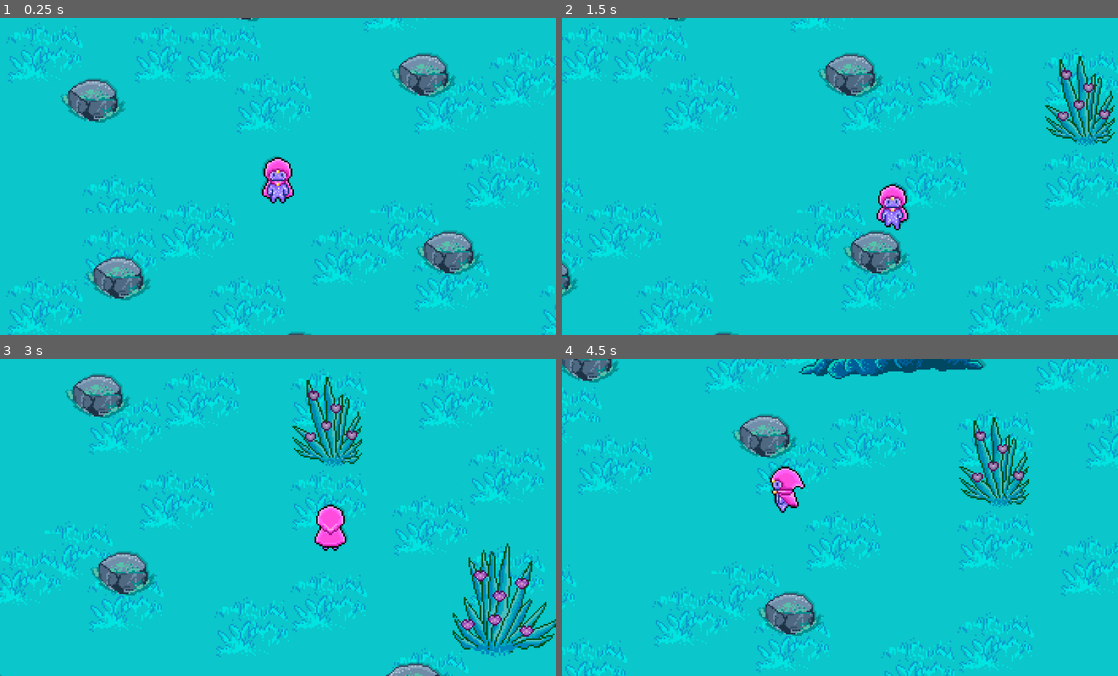
Above: before the commit, frames 1-4 (two rows, left to right).
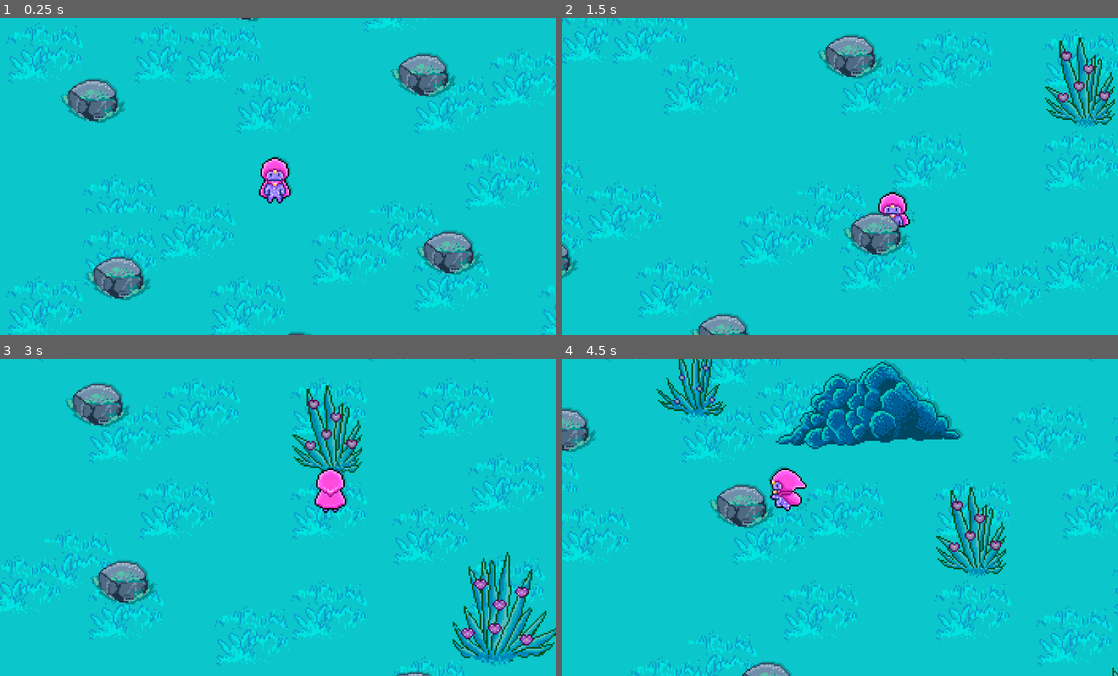
Above: after the commit, the same moments.

Repository: drazenbuljovcic/ulis-journey
Game: Godot game, scene res://scenes/world.tscn
The game is run twice, just before and just after one commit, with the same random seed, the same clock (stepped at 60 frames per second) and the same inputs.
Inputs:
- Up to frame 1 (0.25 s): no input
- Up to frame 2 (1.5 s): hold Right (ui_right) 0.53-1.28 s; hold Shift (Run) 0.53-1.28 s; tap Alt (dash, bound only after the commit) at 0.8, 1.35 s; hold Down (ui_down) from 1.28 s (still down)
- Up to frame 3 (3 s): tap Shift (Run) at 1.55 s; release Down (ui_down) at 2.03 s; hold Right (ui_right) 2.03-2.78 s; hold Shift (Run) 2.03-2.78 s; tap Alt (dash, bound only after the commit) at 2.3, 2.85 s; hold Up (ui_up) from 2.78 s (still down)
- Up to frame 4 (4.5 s): tap Shift (Run) at 3.05 s; release Up (ui_up) at 3.53 s; hold Shift (Run) 3.53-4.28 s; hold Left (ui_left) from 3.53 s (still down); tap Alt (dash, bound only after the commit) at 3.8, 4.35 s

The runs differ from the first frame. In frame 1, 0.6% of the frame differs, in the area x 46-53%, y 43-59%; in frame 2, 22%; in frame 3, 23%; in frame 4, 31%, in the area x 0-100%, y 0-100%.

Commit message:
feat: add dash function

Diff:
--- a/project.godot
+++ b/project.godot
@@ -31,6 +31,11 @@
 , Object(InputEventJoypadMotion,"resource_local_to_scene":false,"resource_name":"","device":-1,"axis":4,"axis_value":1.0,"script":null)
 ]
 }
+dash={
+"deadzone": 0.5,
+"events": [Object(InputEventKey,"resource_local_to_scene":false,"resource_name":"","device":0,"window_id":0,"alt_pressed":false,"shift_pressed":false,"ctrl_pressed":false,"meta_pressed":false,"pressed":false,"keycode":0,"physical_keycode":4194328,"key_label":0,"unicode":0,"echo":false,"script":null)
+]
+}
 
 [rendering]
 
--- /dev/null
+++ b/scenes/dash.tscn
@@ -0,0 +1,8 @@
+[gd_scene load_steps=2 format=3 uid="uid://beftelieany11"]
+
+[ext_resource type="Script" path="res://scripts/dash.gd" id="1_2gxtr"]
+
+[node name="Dash" type="Node2D"]
+script = ExtResource("1_2gxtr")
+
+[node name="Timer" type="Timer" parent="."]
--- a/scenes/uli.tscn
+++ b/scenes/uli.tscn
@@ -1,12 +1,86 @@
-[gd_scene load_steps=31 format=3 uid="uid://bpq3t5nbchyyu"]
+[gd_scene load_steps=51 format=3 uid="uid://bpq3t5nbchyyu"]
 
 [ext_resource type="Script" path="res://scripts/uli.gd" id="1_81lbh"]
-[ext_resource type="Texture2D" uid="uid://bsv1qd4a11bkc" path="res://art/spritesheet.png" id="2_wc84o"]
+[ext_resource type="Texture2D" uid="uid://w78wcifh6khx" path="res://art/character/dash_spritesheet.png" id="2_pu1lx"]
+[ext_resource type="Texture2D" uid="uid://bsv1qd4a11bkc" path="res://art/character/spritesheet.png" id="2_wc84o"]
 [ext_resource type="Script" path="res://scenes/Camera2D.gd" id="3_buelf"]
+[ext_resource type="PackedScene" uid="uid://beftelieany11" path="res://scenes/dash.tscn" id="4_ut6r2"]
 
 [sub_resource type="CircleShape2D" id="CircleShape2D_5uq6m"]
 radius = 8.0
 
+[sub_resource type="AtlasTexture" id="AtlasTexture_bwjsc"]
+atlas = ExtResource("2_pu1lx")
+region = Rect2(300, 0, 50, 50)
+
+[sub_resource type="AtlasTexture" id="AtlasTexture_a6gmg"]
+atlas = ExtResource("2_pu1lx")
+region = Rect2(350, 0, 50, 50)
+
+[sub_resource type="AtlasTexture" id="AtlasTexture_slhns"]
+atlas = ExtResource("2_pu1lx")
+region = Rect2(400, 0, 50, 50)
+
+[sub_resource type="AtlasTexture" id="AtlasTexture_ovnvn"]
+atlas = ExtResource("2_pu1lx")
+region = Rect2(450, 0, 50, 50)
+
+[sub_resource type="AtlasTexture" id="AtlasTexture_okl4x"]
+atlas = ExtResource("2_pu1lx")
+region = Rect2(500, 0, 50, 50)
+
+[sub_resource type="AtlasTexture" id="AtlasTexture_vxsem"]
+atlas = ExtResource("2_pu1lx")
+region = Rect2(550, 0, 50, 50)
+
+[sub_resource type="AtlasTexture" id="AtlasTexture_t35xt"]
+atlas = ExtResource("2_pu1lx")
+region = Rect2(0, 0, 50, 50)
+
+[sub_resource type="AtlasTexture" id="AtlasTexture_sy2ip"]
+atlas = ExtResource("2_pu1lx")
+region = Rect2(50, 0, 50, 50)
+
+[sub_resource type="AtlasTexture" id="AtlasTexture_1fowj"]
+atlas = ExtResource("2_pu1lx")
+region = Rect2(100, 0, 50, 50)
+
+[sub_resource type="AtlasTexture" id="AtlasTexture_op4p3"]
+atlas = ExtResource("2_pu1lx")
+region = Rect2(150, 0, 50, 50)
+
+[sub_resource type="AtlasTexture" id="AtlasTexture_xyh0t"]
+atlas = ExtResource("2_pu1lx")
+region = Rect2(200, 0, 50, 50)
+
+[sub_resource type="AtlasTexture" id="AtlasTexture_xsrye"]
+atlas = ExtResource("2_pu1lx")
+region = Rect2(250, 0, 50, 50)
+
+[sub_resource type="AtlasTexture" id="AtlasTexture_w2ugt"]
+atlas = ExtResource("2_pu1lx")
+region = Rect2(600, 0, 50, 50)
+
+[sub_resource type="AtlasTexture" id="AtlasTexture_31vcu"]
+atlas = ExtResource("2_pu1lx")
+region = Rect2(650, 0, 50, 50)
+
+[sub_resource type="AtlasTexture" id="AtlasTexture_8grbb"]
+atlas = ExtResource("2_pu1lx")
+region = Rect2(700, 0, 50, 50)
+
+[sub_resource type="AtlasTexture" id="AtlasTexture_ol3s6"]
+atlas = ExtResource("2_pu1lx")
+region = Rect2(750, 0, 50, 50)
+
+[sub_resource type="AtlasTexture" id="AtlasTexture_6ijbf"]
+atlas = ExtResource("2_pu1lx")
+region = Rect2(800, 0, 50, 50)
+
+[sub_resource type="AtlasTexture" id="AtlasTexture_woh3w"]
+atlas = ExtResource("2_pu1lx")
+region = Rect2(850, 0, 50, 50)
+
 [sub_resource type="AtlasTexture" id="AtlasTexture_ept77"]
 atlas = ExtResource("2_wc84o")
 region = Rect2(200, 0, 50, 50)
@@ -109,6 +183,75 @@
 
 [sub_resource type="SpriteFrames" id="SpriteFrames_0nr5t"]
 animations = [{
+"frames": [{
+"duration": 1.0,
+"texture": SubResource("AtlasTexture_bwjsc")
+}, {
+"duration": 1.0,
+"texture": SubResource("AtlasTexture_a6gmg")
+}, {
+"duration": 1.0,
+"texture": SubResource("AtlasTexture_slhns")
+}, {
+"duration": 1.0,
+"texture": SubResource("AtlasTexture_ovnvn")
+}, {
+"duration": 1.0,
+"texture": SubResource("AtlasTexture_okl4x")
+}, {
+"duration": 1.0,
+"texture": SubResource("AtlasTexture_vxsem")
+}],
+"loop": true,
+"name": &"dashing_back",
+"speed": 10.0
+}, {
+"frames": [{
+"duration": 1.0,
+"texture": SubResource("AtlasTexture_t35xt")
+}, {
+"duration": 1.0,
+"texture": SubResource("AtlasTexture_sy2ip")
+}, {
+"duration": 1.0,
+"texture": SubResource("AtlasTexture_1fowj")
+}, {
+"duration": 1.0,
+"texture": SubResource("AtlasTexture_op4p3")
+}, {
+"duration": 1.0,
+"texture": SubResource("AtlasTexture_xyh0t")
+}, {
+"duration": 1.0,
+"texture": SubResource("AtlasTexture_xsrye")
+}],
+"loop": true,
+"name": &"dashing_front",
+"speed": 10.0
+}, {
+"frames": [{
+"duration": 1.0,
+"texture": SubResource("AtlasTexture_w2ugt")
+}, {
+"duration": 1.0,
+"texture": SubResource("AtlasTexture_31vcu")
+}, {
+"duration": 1.0,
+"texture": SubResource("AtlasTexture_8grbb")
+}, {
+"duration": 1.0,
+"texture": SubResource("AtlasTexture_ol3s6")
+}, {
+"duration": 1.0,
+"texture": SubResource("AtlasTexture_6ijbf")
+}, {
+"duration": 1.0,
+"texture": SubResource("AtlasTexture_woh3w")
+}],
+"loop": true,
+"name": &"dashing_side",
+"speed": 10.0
+}, {
 "frames": [{
 "duration": 1.0,
 "texture": SubResource("AtlasTexture_ept77")
@@ -292,9 +435,7 @@
 
 [node name="UlisAnimation" type="AnimatedSprite2D" parent="."]
 sprite_frames = SubResource("SpriteFrames_0nr5t")
-animation = &"running_back"
-frame_progress = 0.464444
-flip_h = true
+animation = &"running_side_left"
 
 [node name="player_camera" type="Camera2D" parent="."]
 position = Vector2(1, 2)
@@ -306,3 +447,5 @@
 drag_horizontal_enabled = true
 drag_vertical_enabled = true
 script = ExtResource("3_buelf")
+
+[node name="Dash" parent="." instance=ExtResource("4_ut6r2")]
--- /dev/null
+++ b/scripts/dash.gd
@@ -0,0 +1,12 @@
+extends Node2D
+
+@onready var timer = $Timer
+
+# Called when the node enters the scene tree for the first time.
+func start_dash(duration):
+	timer.one_shot = true
+	timer.wait_time = duration
+	timer.start()
+
+func is_dashing():
+	return !timer.is_stopped();
--- a/scripts/uli.gd
+++ b/scripts/uli.gd
@@ -40,78 +40,95 @@
 # world | right x position
 
 
-const defaultSpeed = 80
+const default_speed = 80
+
+const dash_speed = 300
+const dash_length = .25
+
+# !!!reference dash!!! > Instantiate Child Scene
+# set up input map action for dash "Project > Project settings > Input Map
+@onready var Dash = $Dash
 
 func _ready():
 	$UlisAnimation.play("idle_front")
 
 func _physics_process(delta):
-
 	process_player_movement(delta)
 
 
-
-#var isRunning
-#func effectIsRunning():
-	## ProjectSettings > Input map
-	#isRunning = Input.is_action_pressed("Run") # is shift key pressed
-
-
-
-func getSpeed(isRunning):
-	if (isRunning):
-		return defaultSpeed * 2
-	return defaultSpeed
+func getSpeed(is_running, is_dashing):
+	if (is_running):
+		return default_speed * 2
+	if (is_dashing):
+		return dash_speed;
+	return default_speed
 
 # player facing down bug after walking up
-var prevUpKeyPressed
+var prev_direction
 
 func process_player_movement(delta):
-	var isRunning = Input.is_action_pressed("Run") # is shift key pressed
-	var speed = getSpeed(isRunning)
+	var is_running = Input.is_action_pressed("Run") # shift key
 
+	# option key
+	if Input.is_action_just_pressed("dash"):
+		Dash.start_dash(dash_length)
+
+	var speed = getSpeed(is_running, Dash.is_dashing())
 	if Input.is_action_pressed("ui_right"):
 		velocity.x = speed
 		velocity.y = 0
 
-		if (isRunning):
+		prev_direction = "right"
+		if (is_running):
 			play_animation("right", 2)
+		elif(Dash.is_dashing()):
+			play_animation("right", 3)
 		else:
 			play_animation("right", 1)
+
 
 	elif Input.is_action_pressed("ui_left"):
 		velocity.x = -speed
 		velocity.y = 0
-		play_animation("left", 1)
 
-		if (isRunning):
+		prev_direction = "left"
+		if (is_running):
 			play_animation("left", 2)
+		elif(Dash.is_dashing()):
+			play_animation("left", 3)
 		else:
 			play_animation("left", 1)
 
 	elif Input.is_action_pressed("ui_down"):
-		prevUpKeyPressed = false;
 
 		velocity.x = 0
 		velocity.y = speed
-		play_animation("down", 1)
+
+		prev_direction = "down"
+		if (is_running):
+			play_animation("down", 2)
+		elif(Dash.is_dashing()):
+			play_animation("down", 3)
+		else:
+			play_animation("down", 1)
 
 	elif Input.is_action_pressed("ui_up"):
-		prevUpKeyPressed = true;
 
 		velocity.x = 0
 		velocity.y = -speed
-		play_animation("up", 1)
+
+		prev_direction = "up"
+		if(Dash.is_dashing()):
+			play_animation("up", 3)
+		elif (is_running):
+			play_animation("up", 2)
+		else:
+			play_animation("up", 1)
 
 	else:
-		# if last key pressed is up keep that position
-		if (prevUpKeyPressed):
-			play_animation("up", 0)
-		else:
-			play_animation("down", 0)
-
 		velocity.x = 0
 		velocity.y = 0
+		play_animation(prev_direction, 0)
 
 
 	move_and_slide()
@@ -131,6 +148,9 @@
 		if (movement == 2):
 			animation.play("running_side_right")
 
+		if (movement == 3):
+			animation.play("dashing_side")
+
 	elif direction == "left":
 		animation.flip_h = true
 
@@ -143,6 +163,9 @@
 		if (movement == 2):
 			animation.play("running_side_left")
 
+		if (movement == 3):
+			animation.play("dashing_side")
+
 	elif direction == "down":
 		if (movement == 0):
 			animation.play("idle_front")
@@ -153,6 +176,9 @@
 		if (movement == 2):
 			animation.play("running_front")
 
+		if (movement == 3):
+			animation.play("dashing_front")
+
 	elif direction == "up":
 		if (movement == 0):
 			animation.play("idle_back")
@@ -162,3 +188,6 @@
 
 		if (movement == 2):
 			animation.play("running_back")
+
+		if (movement == 3):
+			animation.play("dashing_back")
Binary file added: art/character/dash_spritesheet.png
Not shown, changed: art/character/dash_spritesheet.png.import
Renamed: art/spritesheet.png -> art/character/spritesheet.png
Not shown, added: art/character/spritesheet.png.import
Not shown, added: web/vercel.json
Not shown, changed: .DS_Store
Not shown, added: web/.env
Not shown, added: web/.gitignore
Not shown, added: web/api/index.js
Not shown, added: web/middleware.js
Not shown, added: web/public/.gitkeep
